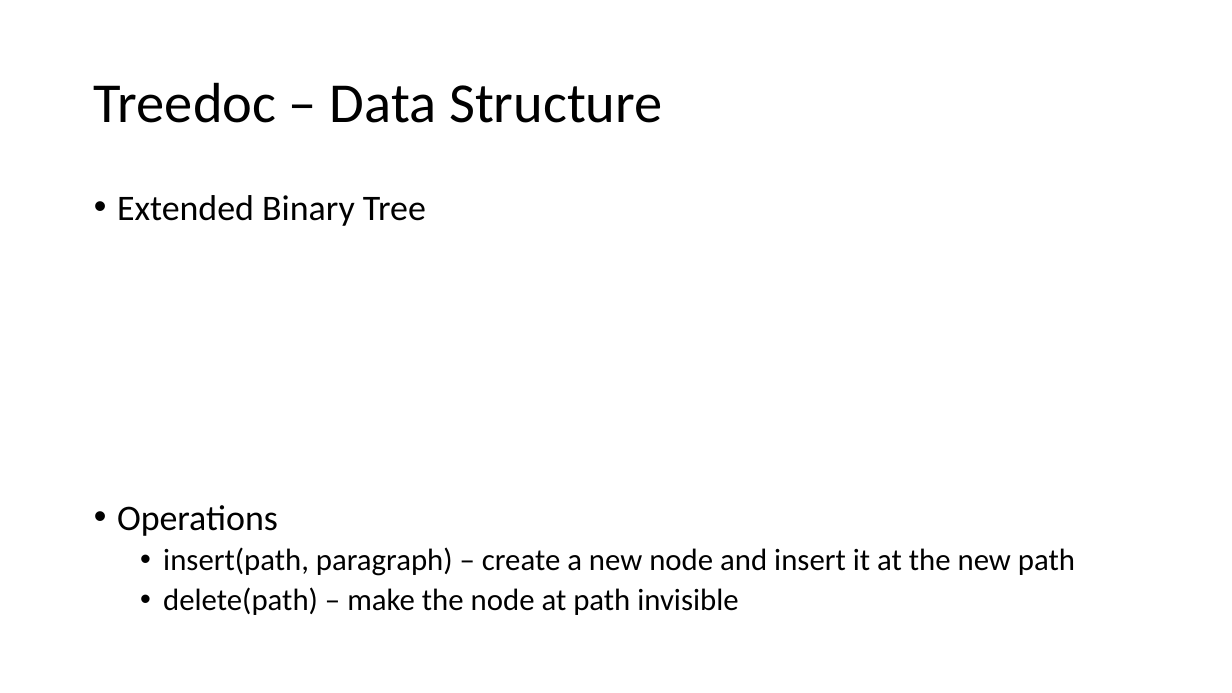
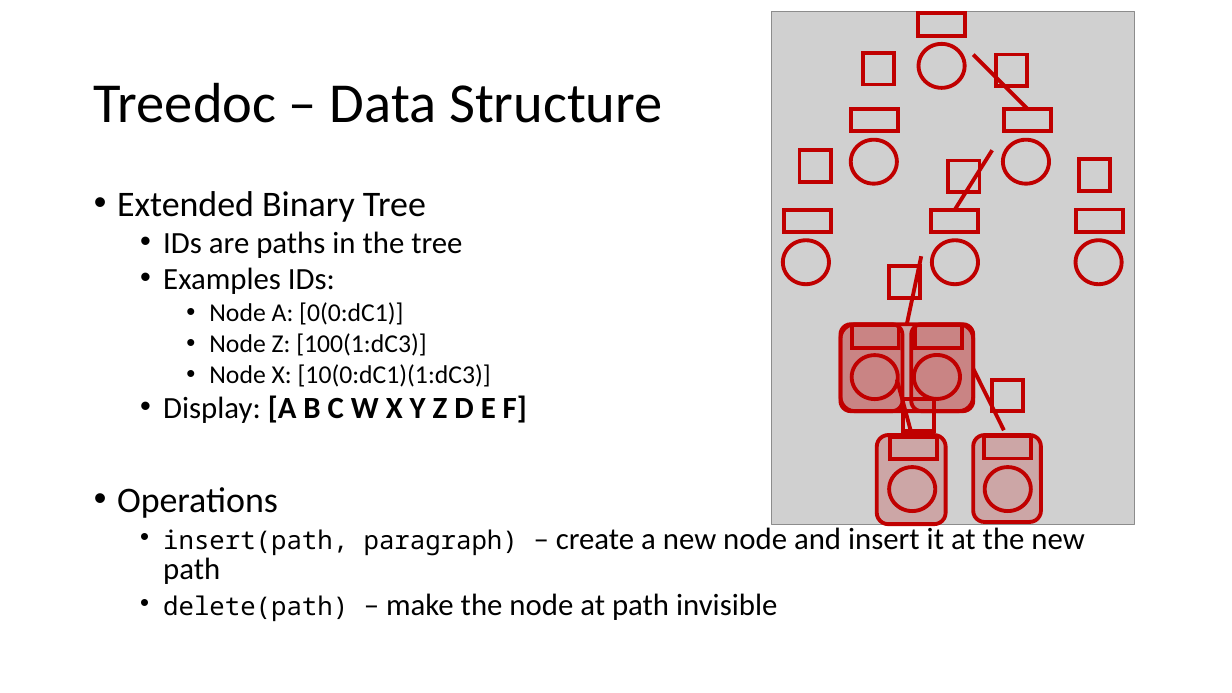
Before and after one commit to nickbradley/538b-project, a slide deck: slide 9 of p2pwiki.pptx (slide 6 before the commit). Drawn at 1232x693 pixels with LibreOffice and Linux fonts; fonts in the diff are those of the drawing; grey boxes stand for pictures. Boxes give left, top, right and bottom in pixels: in the first picture for what was removed or moved away, otherwise in the second. Text is boxed around its words. In the diff, an @@ line names an element or a change of style, - is before the commit and + after.

```diff
--- a/p2pwiki.pptx
+++ b/p2pwiki.pptx
@@ picture added at (772,11,1135,524) @@
@@ group added at (785,14,1123,459): 10 rectangles @@
@@ line added from (973, 55) to (1028, 109), #C00000 3 pt @@
@@ line added from (993, 151) to (955, 210), #C00000 3 pt @@
@@ text at (117,191,1084,621): size 24 to 20 pt, font Calibri to Noto Sans Mono in "insert(path, paragraph)", "delete(path)"; line spacing 0.9 to 0.8 @@
@@ text at (163,231,527,423): paragraphs added @@
+  • IDs are paths in the tree
+  • Examples IDs:
+    • Node A: [0(0:dC1)]
+    • Node Z: [100(1:dC3)]
+    • Node X: [10(0:dC1)(1:dC3)]
+  • Display: [A B C W X Y Z D E F]
@@ line added from (921, 256) to (907, 324), #C00000 3 pt @@
@@ rounded rectangle added at (841,324,903,411), fill #C00000 at 20% opacity, outline #C00000 3 pt @@
@@ rounded rectangle added at (841,324,974,411), fill #C00000 at 20% opacity, outline #C00000 3 pt @@
@@ rounded rectangle added at (911,324,973,411), fill #C00000 at 20% opacity, outline #C00000 3 pt @@
@@ group added at (783,43,1122,512): 10 ellipses @@
@@ line added from (897, 380) to (911, 431), #C00000 3 pt @@
@@ line added from (973, 369) to (1005, 431), #C00000 3 pt @@
@@ group added at (799,53,1110,431): 8 rectangles @@
@@ rounded rectangle added at (877,435,946,524), fill #C00000 at 20% opacity, outline #C00000 3 pt @@
@@ rounded rectangle added at (973,435,1041,522), fill #C00000 at 20% opacity, outline #C00000 3 pt @@
```
Also in this commit, not shown: 4 other slides changed, 7 slides added, 4 slides removed, 10 other files.
